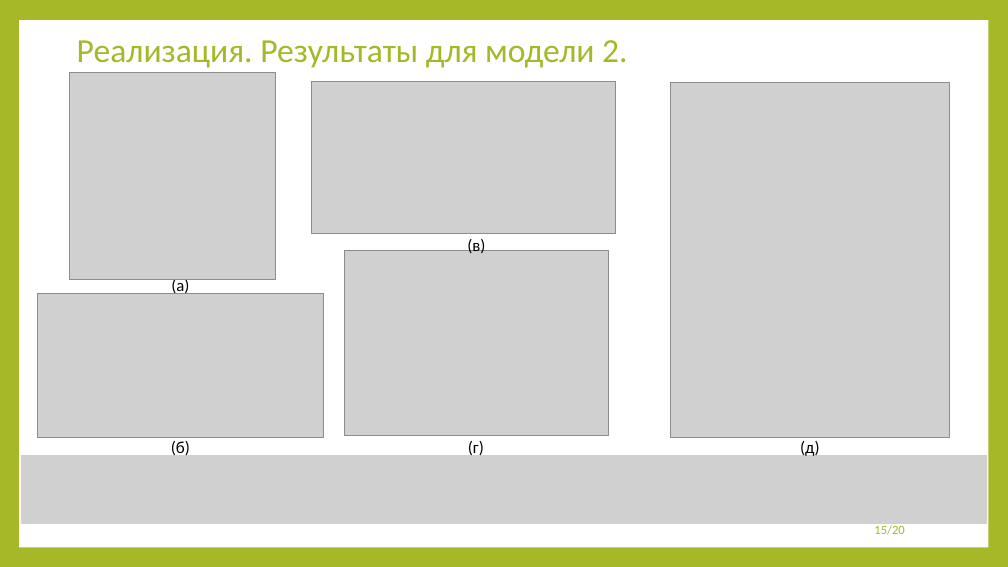
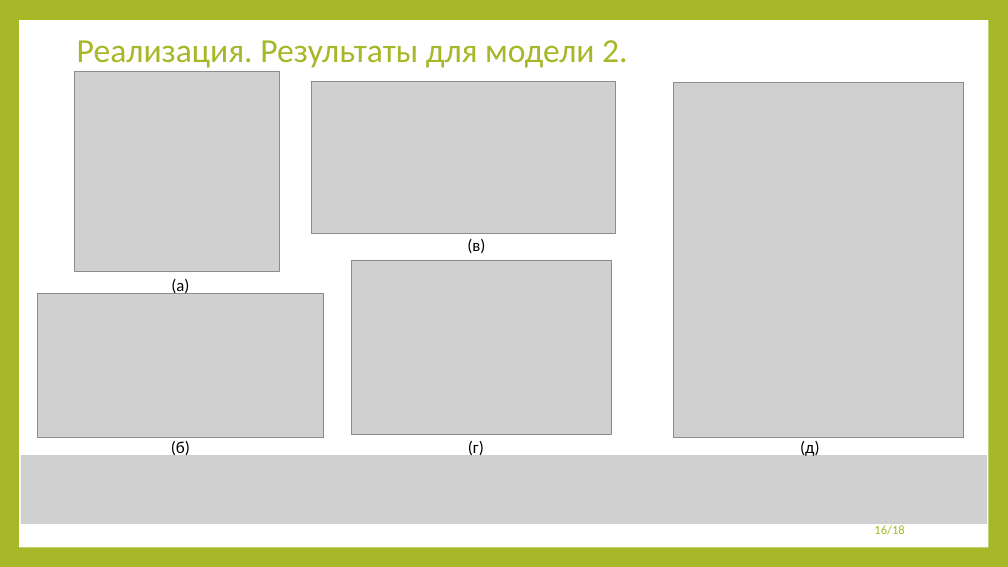
Before and after one commit to 13Fire13nyu/MasterDegree, a slide deck: slide 16 of presentation/presentation.pptx (slide 15 before the commit). Drawn at 1008x567 pixels with LibreOffice and Linux fonts; fonts in the diff are those of the drawing; grey boxes stand for pictures. Boxes give left, top, right and bottom in pixels: in the first picture for what was removed or moved away, otherwise in the second. Text is boxed around its words. In the diff, an @@ line names an element or a change of style, - is before the commit and + after.

```diff
--- a/presentation/presentation.pptx
+++ b/presentation/presentation.pptx
@@ picture resized from (x1=70, y1=73, x2=275, y2=279) to (x1=75, y1=72, x2=280, y2=271) @@
@@ picture resized from (x1=671, y1=82, x2=949, y2=438) to (x1=673, y1=82, x2=963, y2=438) @@
@@ picture resized from (x1=344, y1=250, x2=609, y2=436) to (x1=352, y1=260, x2=613, y2=435) @@
@@ page number at (x1=874, y1=525, x2=904, y2=535): text changed @@
-15/20
+16/18
```
Also in this commit, not shown: 12 other slides changed, 1 slide added, 1 slide removed, 4 other files.
